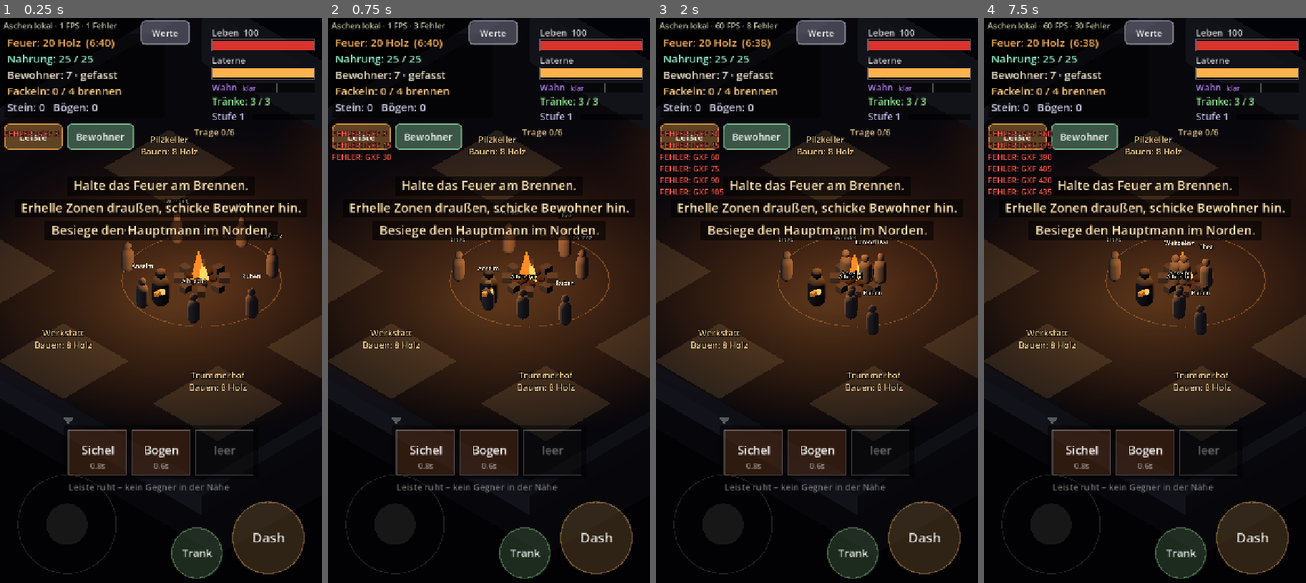
Above: before the commit, frames 1-4 (left to right).
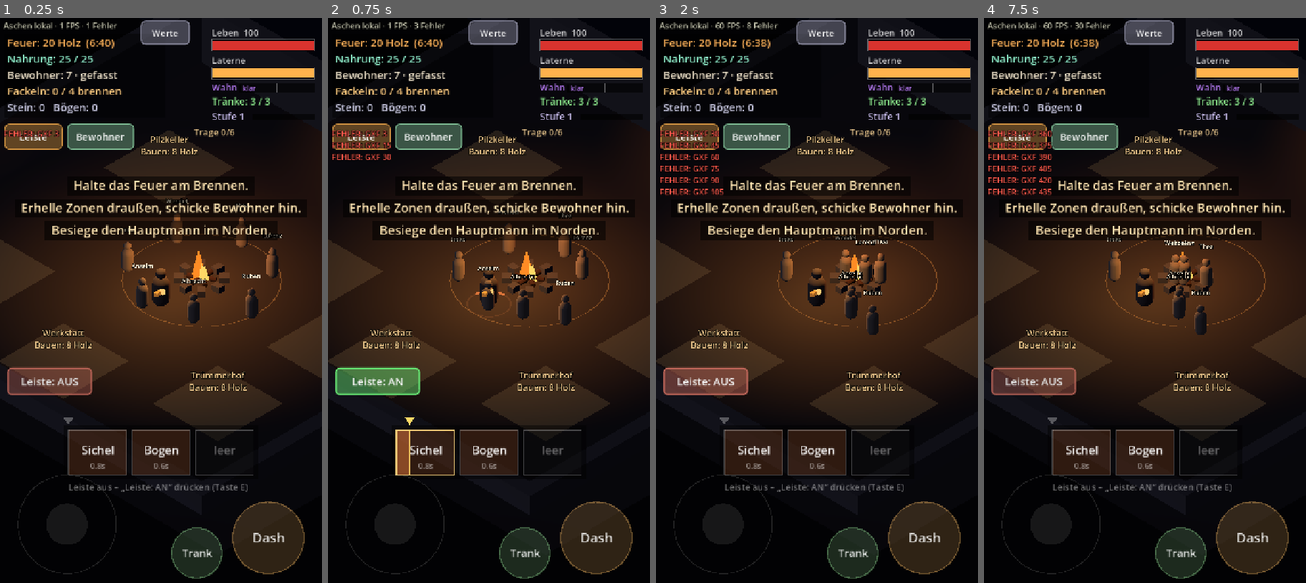
Above: after the commit, the same moments.

Repository: mxbstudio/Ashen
Game: Godot game, scene res://scenes/main.tscn
Two runs of this game, one before a commit and one after it. Both use one fixed random seed, a clock stepped at 60 frames per second and the inputs below.
Inputs (mouse positions are in pixels of both pictures, inside the frame that each line leads up to):
- Up to frame 1 (0.25 s): no input
- Up to frame 2 (0.75 s): click (376, 379) at 0.5 s, where only the run after the commit has a clickable "Leiste: AUS"
- Up to frame 3 (2 s): click (704, 379) at 1.25 s, where only the run after the commit has a clickable "Leiste: AN"
- Up to frame 4 (7.5 s): click "Leiste" at 2 s; click "1 Sichel" at 2.75 s; click "2 Bogen" at 3.5 s; click "1 Bogen" at 4.25 s; click "2 Sichel" at 5 s; click "3 leer" at 5.75 s; click "Feld leeren" at 6.5 s; click "Fertig" at 7.25 s

The runs differ from the first frame. In frame 1, 1.5% of the frame differs, in the area x 2-77%, y 61-85%; in frame 2, 2.1%, in the area x 2-72%, y 48-85%; in frame 3, 1.6%; in frame 4, 1.6%.

Commit message:
Leiste per Knopf starten/stoppen (Leiste: AN/AUS, Taste E) statt Reichweiten-Prüfung
Co-Authored-By: Claude Opus 5.5 <noreply@anthropic.com>
Claude-Session: https://claude.ai/code/session_01SBzu78U1cicK6fTh9MvVJe

Diff:
--- a/scenes/main.tscn
+++ b/scenes/main.tscn
@@ -27,6 +27,7 @@
 [ext_resource type="Script" path="res://scripts/fortress/gate_lamp.gd" id="25"]
 [ext_resource type="Script" path="res://scripts/ui/place_buttons.gd" id="26"]
 [ext_resource type="Script" path="res://scripts/ui/event_panel.gd" id="27"]
+[ext_resource type="Script" path="res://scripts/ui/bar_toggle.gd" id="28"]
 
 [sub_resource type="Environment" id="Env_1"]
 background_mode = 1
@@ -169,6 +170,10 @@
 player = NodePath("../../Player")
 fortress = NodePath("../../Fortress")
 
+[node name="BarToggle" type="Button" parent="UI" node_paths=PackedStringArray("player")]
+script = ExtResource("28")
+player = NodePath("../../Player")
+
 [node name="TravelButton" type="Button" parent="UI" node_paths=PackedStringArray("player", "beacon")]
 script = ExtResource("18")
 player = NodePath("../../Player")
--- a/scripts/config.gd
+++ b/scripts/config.gd
@@ -389,6 +389,7 @@
 	_bind("move_down", [KEY_S, KEY_DOWN])
 	_bind("dash", [KEY_SPACE])
 	_bind("potion", [KEY_Q])
+	_bind("bar_toggle", [KEY_E])
 
 
 func _bind(action: String, keys: Array) -> void:
--- a/scripts/hud.gd
+++ b/scripts/hud.gd
@@ -267,12 +267,9 @@
 			names.append(SkillData.short_name(m))
 		draw_string(font, Vector2(x0, y0 + slot_h + 34), "Vorgemerkt: " + ", ".join(names),
 				HORIZONTAL_ALIGNMENT_LEFT, -1, 20, Color(0.7, 0.75, 1.0))
-	elif not running:
-		draw_string(font, Vector2(x0, y0 + slot_h + 34), "Leiste ruht – kein Gegner in der Nähe",
-				HORIZONTAL_ALIGNMENT_LEFT, -1, 20, Color(1, 1, 1, 0.4))
-	if running and bar.waiting:
-		draw_string(font, Vector2(x0, y0 + slot_h + 58), "Leiste wartet – Gegner zu weit weg",
-				HORIZONTAL_ALIGNMENT_LEFT, -1, 20, Color(1, 0.8, 0.5, 0.7))
+	elif not bar.active:
+		draw_string(font, Vector2(x0, y0 + slot_h + 34), "Leiste aus – „Leiste: AN“ drücken (Taste E)",
+				HORIZONTAL_ALIGNMENT_LEFT, -1, 20, Color(1, 1, 1, 0.45))
 
 
 ## Zeichnet einen beschrifteten Balken.
--- a/scripts/save_game.gd
+++ b/scripts/save_game.gd
@@ -91,7 +91,7 @@
 			"xp": player.xp, "level": player.level, "carry": player.carry,
 			"fuel": player.lantern.fuel,
 			"slots": Array(bar.slots), "stash": Array(bar.stash), "levels": bar.levels,
-			"branches": bar.branches, "madness": player.madness.value,
+			"branches": bar.branches, "madness": player.madness.value, "bar_on": bar.active,
 			"talismans": Array(player.talismans), "equipped": Array(player.equipped),
 		},
 		"fort": {
@@ -291,6 +291,7 @@
 	for k in lv:
 		bar.levels[k] = int(lv[k])
 	bar.branches = p.get("branches", {})
+	bar.active = bool(p.get("bar_on", false))
 	player.madness.value = float(p.get("madness", 0.0))
 	# die „Umgekehrte Sanduhr“ ist jetzt das „Pendel“
 	player.talismans.assign(Array(p.get("talismans", [])).map(func(x): return "pendulum" if x == "hourglass" else x))
--- a/scripts/skill_bar.gd
+++ b/scripts/skill_bar.gd
@@ -7,7 +7,7 @@
 ##   nächsten Angriff (auch über das Ende der Leiste hinweg auf das erste Feld).
 ## - Lage zählt (v0.3): Spiegel kopiert das Feld davor, Schwur im letzten Feld stärkt die ganze nächste Runde.
 ## - Ohne Angriff in der Leiste passiert nichts.
-## - Die Leiste läuft nur, wenn ein Gegner in der Nähe ist.
+## - Die Leiste läuft nur, wenn sie eingeschaltet ist (Knopf „Leiste: AN/AUS“, Taste E) – ohne Reichweiten-Prüfung.
 ## - Ein Dash unterbricht den aktuellen Cast (Fortschritt geht verloren).
 extends Node
 
@@ -18,7 +18,8 @@
 var progress := 0.0                # Sekunden, die der aktuelle Cast schon läuft
 var pending_mods: Array[String] = []   # vorgemerkte Modifikatoren
 var running := false
-var waiting := false               # kein Angriff der Leiste hat einen Gegner in Reichweite -> nichts lädt
+var waiting := false               # (alt) – die Leiste wird jetzt per Knopf gestartet/gestoppt
+var active := false                # eingeschaltet? (Knopf „Leiste: AN/AUS“)
 var stash: Array[String] = []          # Vorrat: besessene Skills, die nicht in der Leiste sind
 var levels := {"sickle": 1, "bow": 1}  # jeder Skill nur einmal – dafür mit Stufe
 var branches := {}                     # gewählte Abzweigung je Skill: "a" oder "b" (ab Stufe 3)
@@ -82,6 +83,13 @@
 	return clampf(progress / t, 0.0, 1.0) if t > 0.0 else 0.0
 
 
+## Leiste starten / stoppen (Knopf). Beim Stoppen beginnt sie beim nächsten Start wieder vorn.
+func toggle() -> void:
+	active = not active
+	if not active:
+		_reset_cycle()
+
+
 func interrupt() -> void:
 	progress = 0.0
 
@@ -93,7 +101,7 @@
 
 
 func _physics_process(delta: float) -> void:
-	running = has_attack() and player.is_alive() and player.combat.enemy_near()
+	running = active and has_attack() and player.is_alive()
 	if not running:
 		progress = 0.0
 		waiting = false
@@ -105,11 +113,6 @@
 		while slots[index] == "" and guard < slots.size():
 			_advance_index()
 			guard += 1
-	# Die Leiste lädt, sobald irgendein Angriff der Leiste einen Gegner in Reichweite hat (+ etwas Puffer).
-	# Die größte Reichweite zählt – so schießt der Bogen auch, wenn die Sichel in der Leiste steckt.
-	waiting = not player.combat.bar_in_range()
-	if waiting:
-		return
 	progress += delta
 	if progress >= current_cast_time():
 		progress = 0.0
--- /dev/null
+++ b/scripts/ui/bar_toggle.gd
@@ -0,0 +1,48 @@
+## Knopf „Leiste an/aus“ links über der Skill-Leiste (Taste E).
+## Die Leiste läuft nur, wenn sie eingeschaltet ist – unabhängig davon, wie weit die Gegner weg sind.
+extends Button
+
+@export var player: Node3D
+
+
+func _ready() -> void:
+	add_to_group("touch_blockers")
+	focus_mode = Control.FOCUS_NONE
+	custom_minimum_size = Vector2(190, 62)
+	add_theme_font_size_override("font_size", 24)
+	add_theme_stylebox_override("focus", StyleBoxEmpty.new())
+	pressed.connect(_on_pressed)
+	_update()
+
+
+func _on_pressed() -> void:
+	player.skill_bar.toggle()
+	_update()
+
+
+func _unhandled_input(event: InputEvent) -> void:
+	if event.is_action_pressed("bar_toggle") and not get_tree().paused:
+		_on_pressed()
+
+
+func _update() -> void:
+	var on: bool = player.skill_bar.active
+	text = "Leiste: AN" if on else "Leiste: AUS"
+	var col := Color(0.4, 0.9, 0.45) if on else Color(0.75, 0.4, 0.35)
+	add_theme_stylebox_override("normal", UiStyle.box(Color(col, 0.35), Color(col, 0.9), 3))
+	add_theme_stylebox_override("hover", UiStyle.box(Color(col, 0.45), Color(col, 1.0), 3))
+	add_theme_stylebox_override("pressed", UiStyle.box(Color(col, 0.7), Color.WHITE, 3))
+
+
+## Wichtig: Sichtbarkeit nur ändern, wenn nötig – sonst geht ein Fingertipp verloren.
+var _shown_on := false
+func _process(_delta: float) -> void:
+	var show: bool = player.is_alive() and not get_tree().paused
+	if visible != show:
+		visible = show
+	var vp := get_viewport_rect().size
+	size = custom_minimum_size
+	position = Vector2(16, vp.y - 500)
+	if _shown_on != player.skill_bar.active:
+		_shown_on = player.skill_bar.active
+		_update()
Not shown: 1 places in scenes/main.tscn that only renumber resources
Not shown, added: scripts/ui/bar_toggle.gd.uid
Not shown, changed: FORTSCHRITT.md
